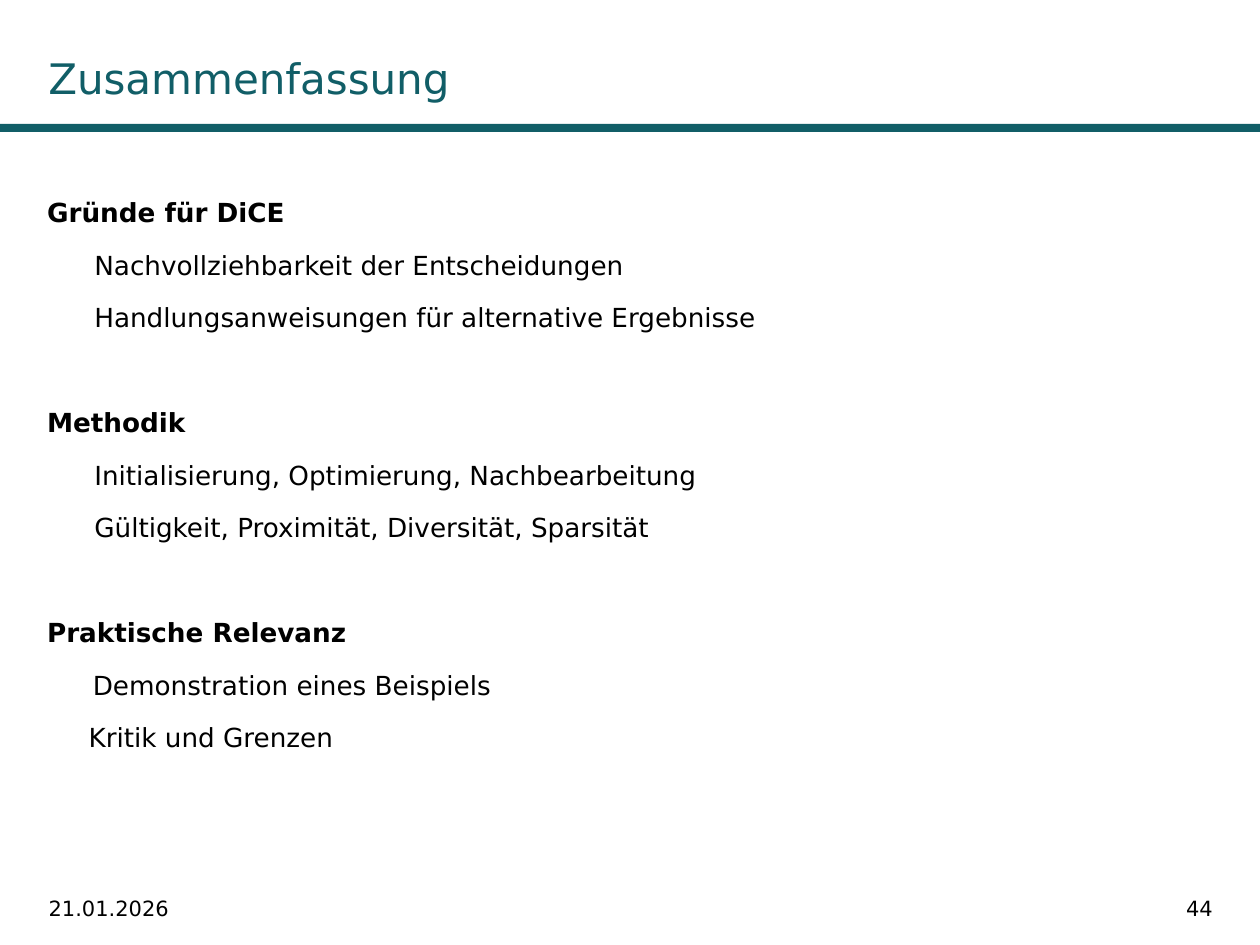
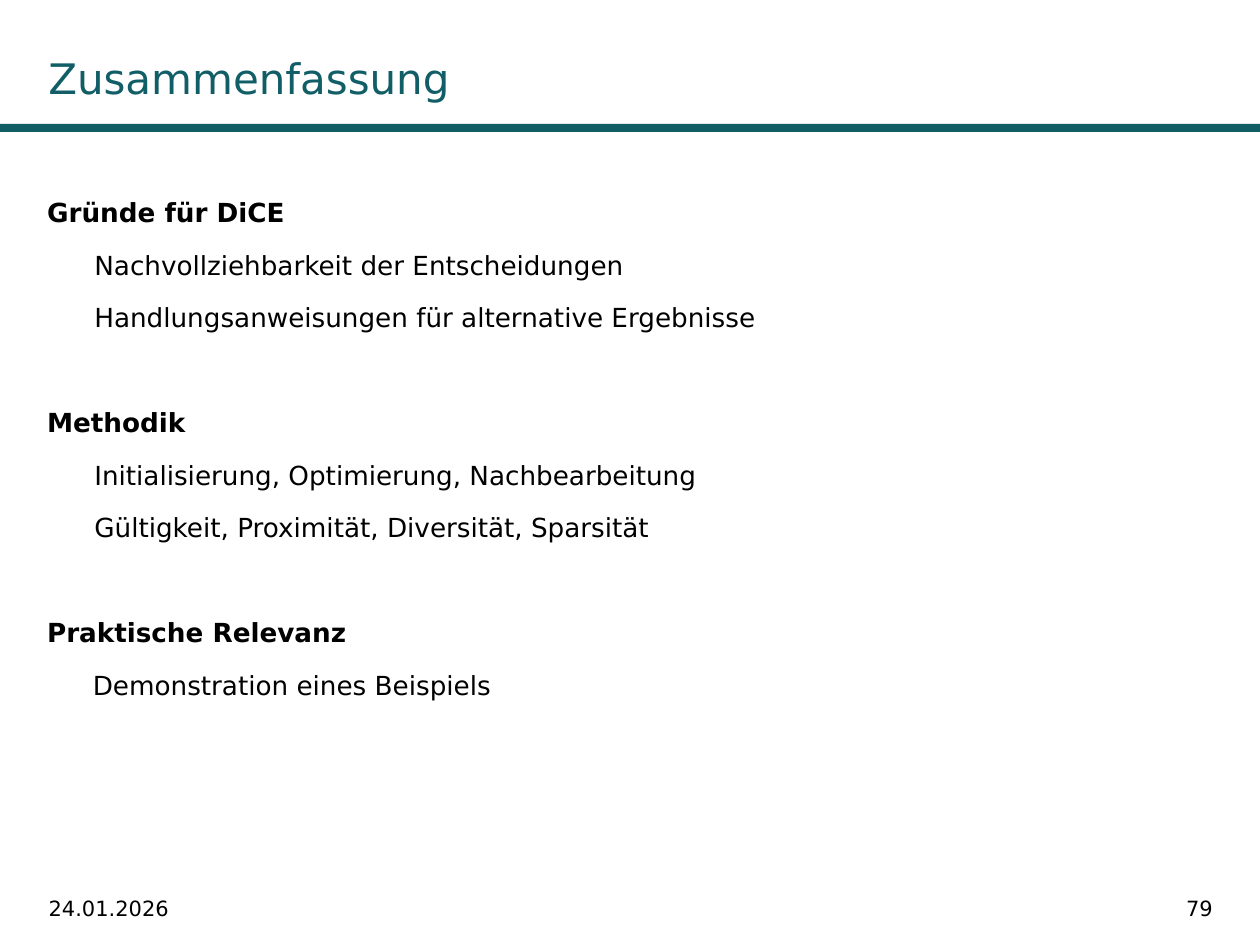
Before and after one commit to fabiw98/Seminar_DICE, a slide deck: slide 79 of Präsentation/DiCE_PowerPoint.potx (slide 44 before the commit). Drawn at 1260x945 pixels with LibreOffice and Linux fonts; fonts in the diff are those of the drawing; background and template pictures are left out. Boxes give left, top, right and bottom in pixels: in the first picture for what was removed or moved away, otherwise in the second. Text is boxed around its words. In the diff, an @@ line names an element or a change of style, - is before the commit and + after.

```diff
--- a/Präsentation/DiCE_PowerPoint.potx
+++ b/Präsentation/DiCE_PowerPoint.potx
@@ text at (89,727,333,748): paragraph removed @@
-Kritik und Grenzen
@@ text at (49,900,169,917): text changed @@
-21.01.2026
+24.01.2026
@@ page number at (1186,900,1213,917): text changed @@
-44
+79
```
Also in this commit, not shown: 34 other slides changed, 38 slides added, 2 slides removed, 3 other files.
